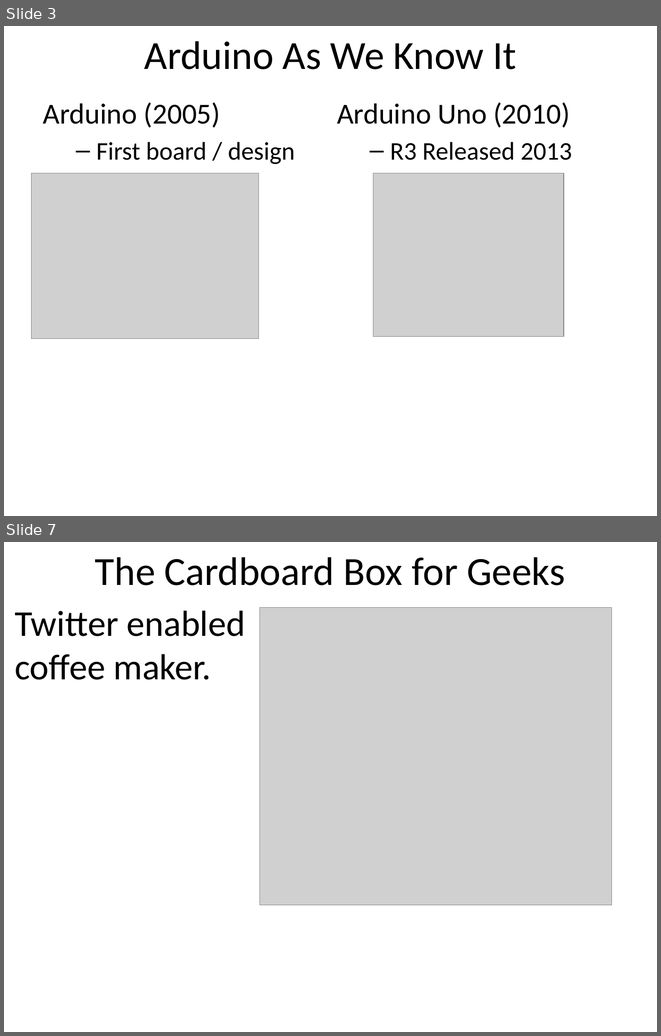
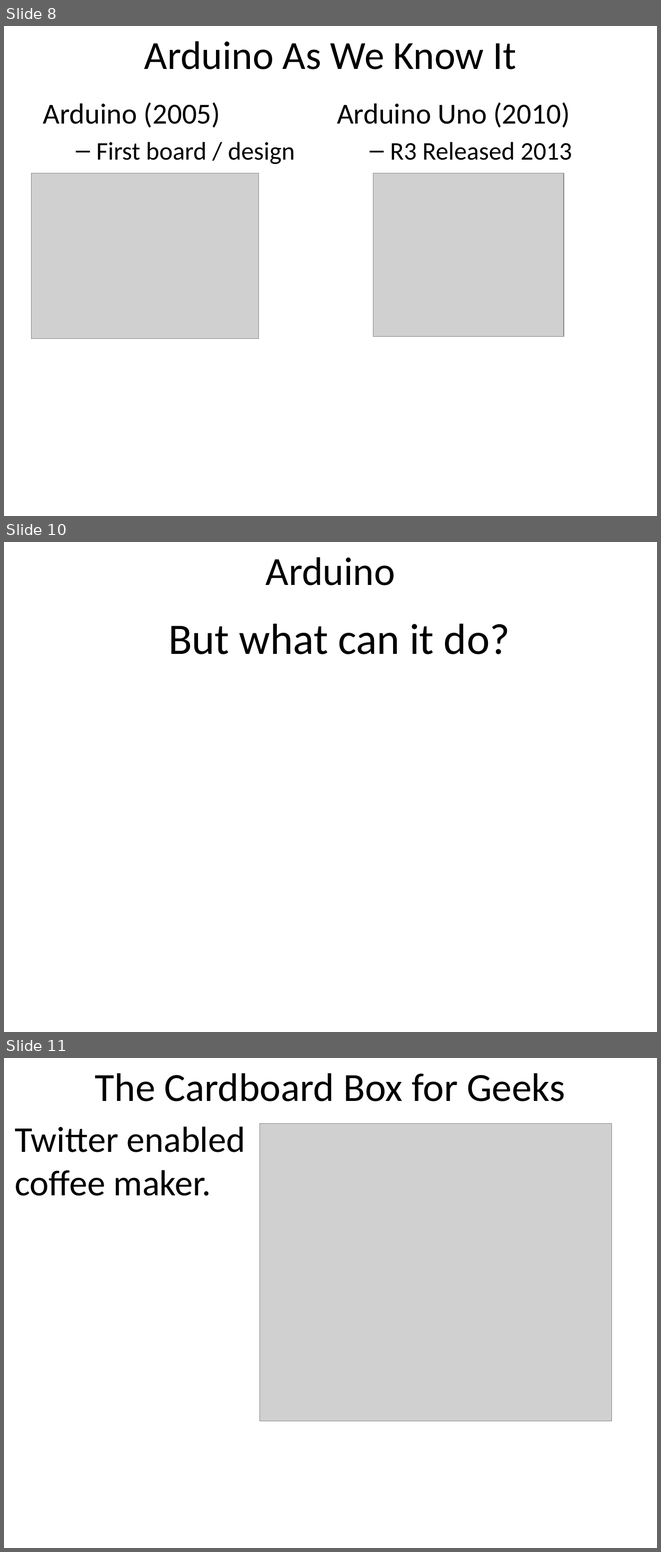
Before and after one commit to dykebert/GDI_Arduino_Robotics, a slide deck: Introduction to Arduino.pptx. Shown one above the other, each under a label of ours: slides 3 and 7 before the commit, slides 8, 10 and 11 after it; the slides between them are not shown. The pictures are 661x1036 and 661x1552 pixels, drawn with LibreOffice and Linux fonts; fonts in the diff are those of the drawing; grey boxes stand for pictures. Boxes give left, top, right and bottom in pixels: in the first picture for what was removed or moved away, otherwise in the second. Text is boxed around its words. In the diff, an @@ line names an element or a change of style, - is before the commit and + after.

```diff
--- a/Introduction to Arduino.pptx
+++ b/Introduction to Arduino.pptx
@@ slide 10 added at bbox=[4, 542, 657, 1032], background #FFFFFF @@
@@ title added at bbox=[266, 557, 395, 585], 44 pt, text #000000 @@
+Arduino
@@ text added at bbox=[168, 624, 510, 654], 48 pt, text #000000 @@
+But what can it do?
@@ what was slide 3 is now slide 8 @@
@@ what was slide 7 is now slide 11 @@
```
Also in this commit, not shown: 4 slides changed, 28 other slides added, 2 other files.
